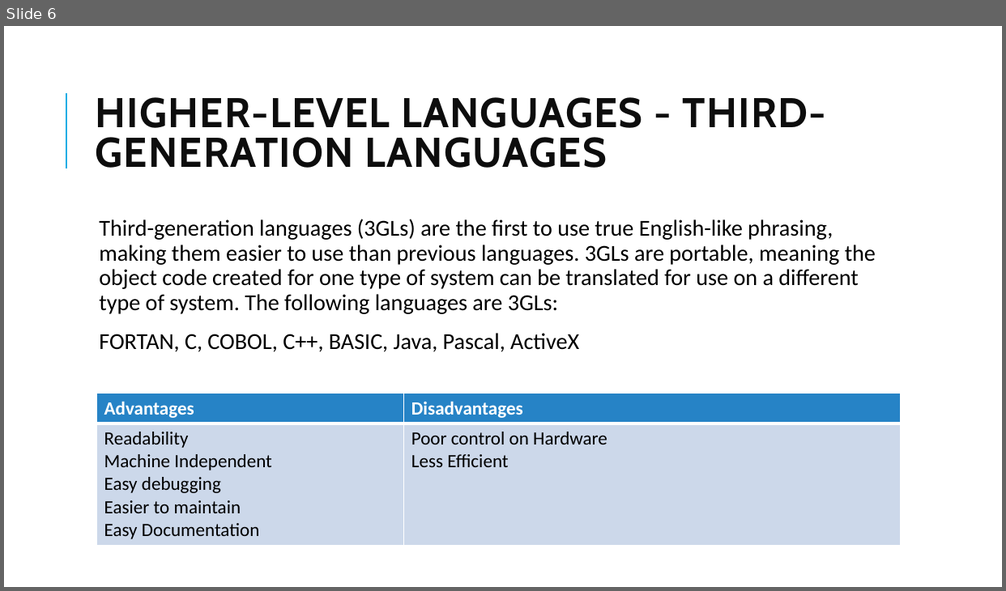
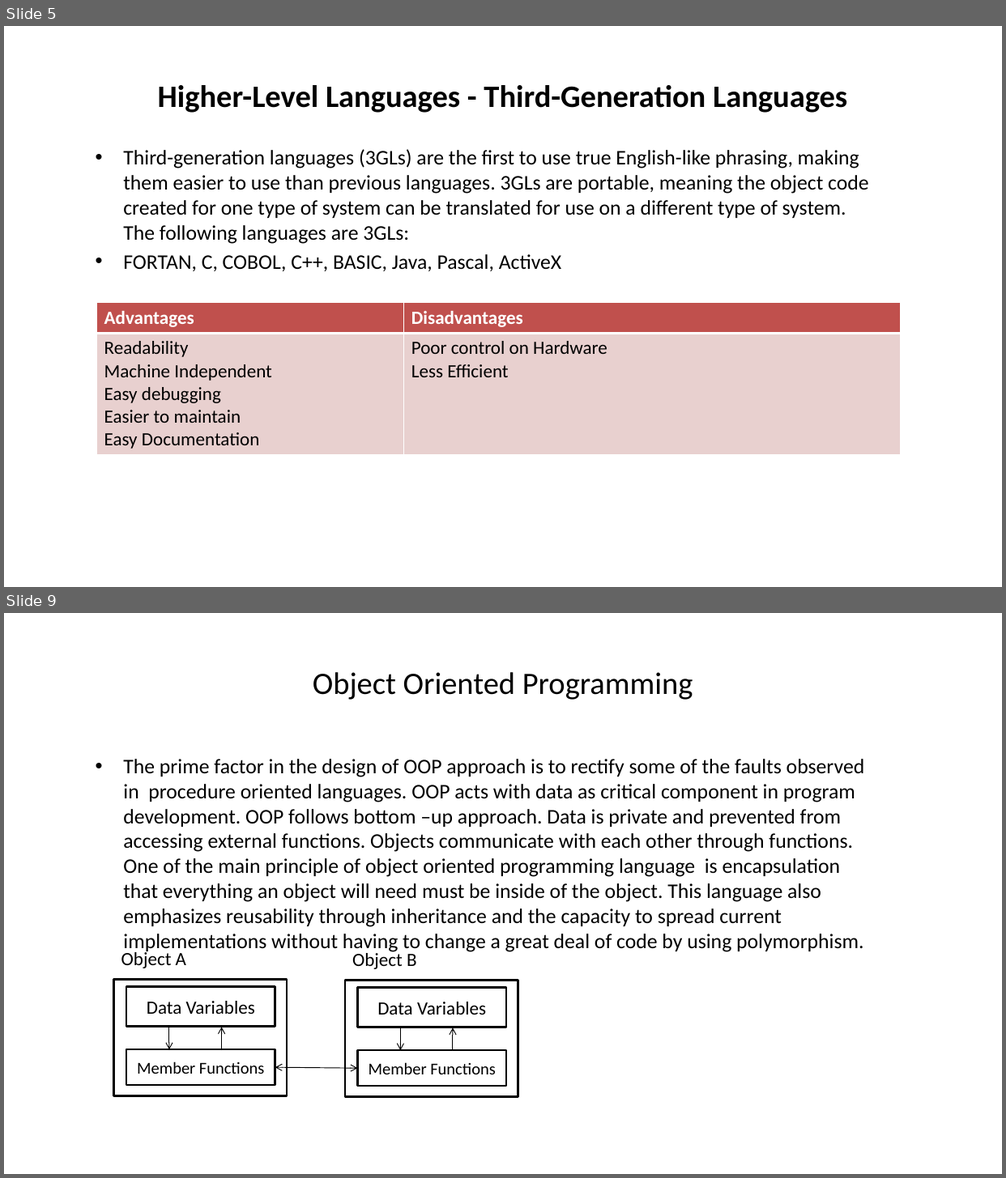
Before and after one commit to mahendra-shinde/JP, a slide deck: ritesh/Evolution and History of Programming Languages.pptx. Shown one above the other, each under a label of ours: slide 6 before the commit, slides 5 and 9 after it; the slides between them are not shown. The pictures are 1006x591 and 1006x1178 pixels, drawn with LibreOffice and Linux fonts; fonts in the diff are those of the drawing. Boxes give left, top, right and bottom in pixels: in the first picture for what was removed or moved away, otherwise in the second. Text is boxed around its words. In the diff, an @@ line names an element or a change of style, - is before the commit and + after.

```diff
--- a/ritesh/Evolution and History of Programming Languages.pptx
+++ b/ritesh/Evolution and History of Programming Languages.pptx
@@ slide 9 added at bbox=[4, 613, 1002, 1174], background #FFFFFF @@
@@ title added at bbox=[313, 672, 693, 700], 30 pt, text #000000 @@
+Object Oriented Programming
@@ text added at bbox=[123, 759, 865, 953], 20 pt, text #000000 @@
+• The prime factor in the design of OOP approach is to rectify some of the faults observed in procedure oriented languages. OOP acts with data as critical component in program development. OOP follows bottom –up approach. Data is private and prevented from accessing external functions. Objects communicate with each other through functions. One of the main principle of object oriented programming language is encapsulation that everything an object will need must be inside of the object. This language also emphasizes reusability through inheritance and the capacity to spread current implementations without having to change a great deal of code by using polymorphism.
@@ text added at bbox=[121, 950, 186, 969], 18 pt, text #000000 @@
+Object A
@@ text added at bbox=[352, 951, 417, 969], 18 pt, text #000000 @@
+Object B
@@ rectangle added at bbox=[114, 980, 287, 1097], outline #000000 2 pt @@
@@ rectangle added at bbox=[126, 987, 275, 1027], outline #000000 2 pt, 18 pt, text #000000 @@
+Data Variables
@@ rectangle added at bbox=[345, 981, 518, 1097], outline #000000 2 pt @@
@@ rectangle added at bbox=[357, 988, 506, 1028], outline #000000 2 pt, 18 pt, text #000000 @@
+Data Variables
@@ arrow added from (169, 1027) to (169, 1050), #000000 0.75 pt @@
@@ arrow added from (222, 1050) to (222, 1027), #000000 0.75 pt @@
@@ arrow added from (401, 1028) to (401, 1051), #000000 0.75 pt @@
@@ arrow added from (454, 1051) to (454, 1029), #000000 0.75 pt @@
@@ rectangle added at bbox=[126, 1050, 275, 1086], outline #000000 2 pt, 16 pt, text #000000 @@
+Member Functions
@@ double arrow added from (275, 1067) to (357, 1068), #000000 0.75 pt @@
@@ rectangle added at bbox=[357, 1051, 506, 1087], outline #000000 2 pt, 16 pt, text #000000 @@
+Member Functions
@@ what was slide 6 is now slide 5 @@
@@ slide 5 changed as well @@
@@ line removed from (66, 169) to (66, 93) @@
@@ title at bbox=[158, 85, 847, 113]: text changed; size 40 to 30 pt; font Cabin to Calibri; text colour #0D0D0D to #000000 @@
-HIGHER-LEVEL LANGUAGES - THIRD-GENERATION LANGUAGES
+Higher-Level Languages - Third-Generation Languages
@@ text "Third-generation languages (3GLs) are the ...": place and size @@
-text "Third-generation languages (3GLs) are the ..." at bbox=[99, 219, 876, 352]
+text "Third-generation languages (3GLs) are the ..." at bbox=[123, 149, 868, 271]
@@ text "Third-generation languages (3GLs) are the ..." at bbox=[123, 149, 868, 271]: size 22 to 20 pt; bullet   to •; line spacing 0.9 to 1; less space between paragraphs @@
@@ table at bbox=[97, 303, 900, 453] @@
@@ fill #2683C6 to #C0504D in row 1 @@
@@ fill #CDD9EA to #E8D0D0 in row 2 @@
@@ table: place and size @@
-table at bbox=[97, 394, 900, 544]
+table at bbox=[97, 303, 900, 453]
```
Also in this commit, not shown: 5 other slides changed, 2 other slides added, 4 slides removed.
